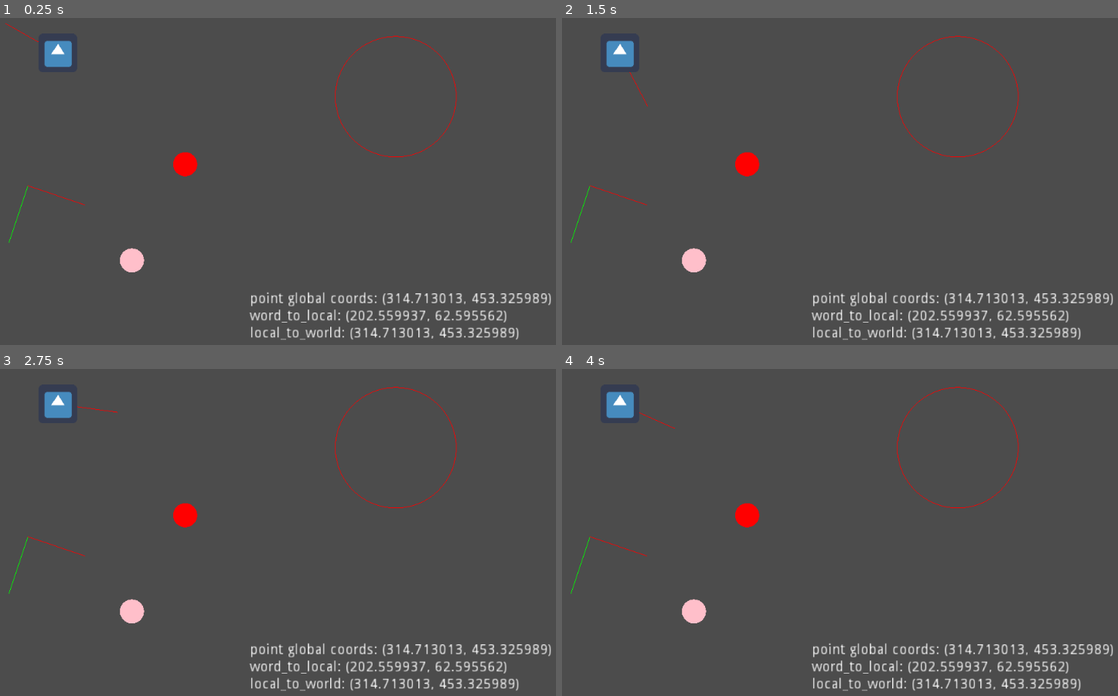
Above: before the commit, frames 1-4 (two rows, left to right).
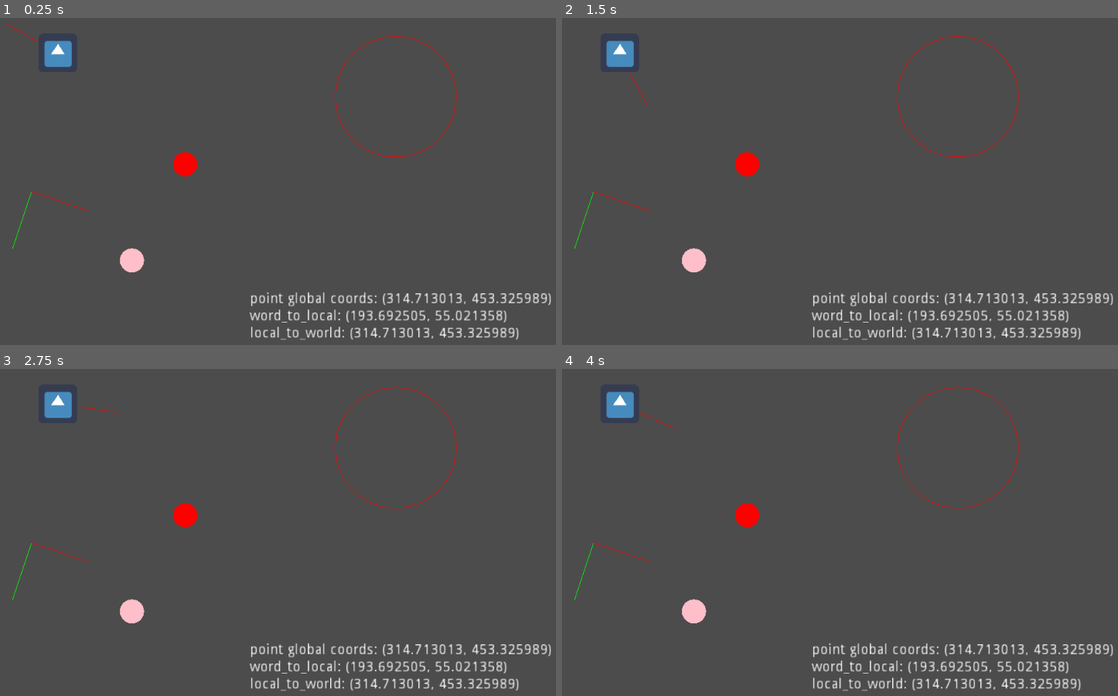
Above: after the commit, the same moments.

Repository: charliedavenport/Godot_Math_Exercises
Game: Godot game, scene res://Main.tscn
Two runs of this game, one before a commit and one after it. Both use one fixed random seed, a clock stepped at 60 frames per second and the inputs below. The engine's default icon, where the game draws it, is replaced by a stand-in: a white triangle on a blue panel in a dark square.
Inputs (mouse positions are in pixels of both pictures, inside the frame that each line leads up to):
- Up to frame 1 (0.25 s): no input
- Up to frame 2 (1.5 s): tap Enter at 0.5 s; move the mouse to (951, 148) at 0.52 s; tap Space at 1.25 s; move the mouse to (689, 184) at 1.27 s
- Up to frame 3 (2.75 s): tap Enter at 2 s; move the mouse to (311, 440) at 2.02 s
- Up to frame 4 (4 s): tap Space at 2.75 s; move the mouse to (778, 591) at 2.77 s; tap Enter at 3.5 s; move the mouse to (995, 571) at 3.52 s

The runs differ from the first frame. In frame 1, 0.4% of the frame differs, in the area x 1-91%, y 51-93%; in frame 2, 0.4%; in frame 3, 0.4%; in frame 4, 0.4%.

Commit message:
Rename scene to Lecture1

Diff:
--- a/VectorMath/Main.tscn
+++ b/VectorMath/Main.tscn
@@ -6,7 +6,7 @@
 [ext_resource path="res://icon.png" type="Texture" id=4]
 [ext_resource path="res://LocalToWorld.gd" type="Script" id=5]
 
-[node name="Main" type="Node2D"]
+[node name="Lecture1" type="Node2D"]
 position = Vector2( 1, 0 )
 
 [node name="Vector" type="Node2D" parent="."]
@@ -38,7 +38,7 @@
 script = ExtResource( 5 )
 
 [node name="Object" type="Node2D" parent="LocalToWorld"]
-position = Vector2( 142.555, 329.591 )
+position = Vector2( 148.555, 339.591 )
 rotation = 0.323472
 
 [node name="Point" type="Node2D" parent="LocalToWorld"]
@@ -51,7 +51,7 @@
 margin_bottom = 606.242
 rect_scale = Vector2( 1.67825, 1.67825 )
 text = "point global coords: (314.713013, 453.325989)
-word_to_local: (202.559433, 62.595844)
+word_to_local: (193.692474, 55.021362)
 local_to_world: (314.713013, 453.325989)
 "
 __meta__ = {
